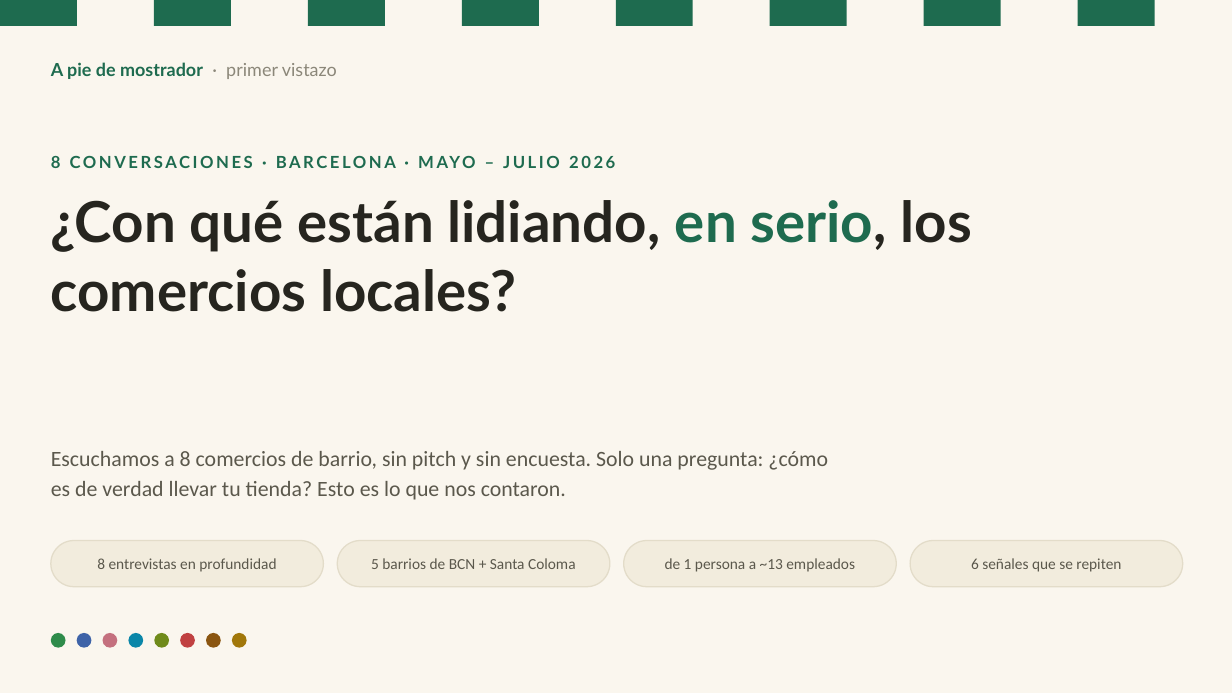
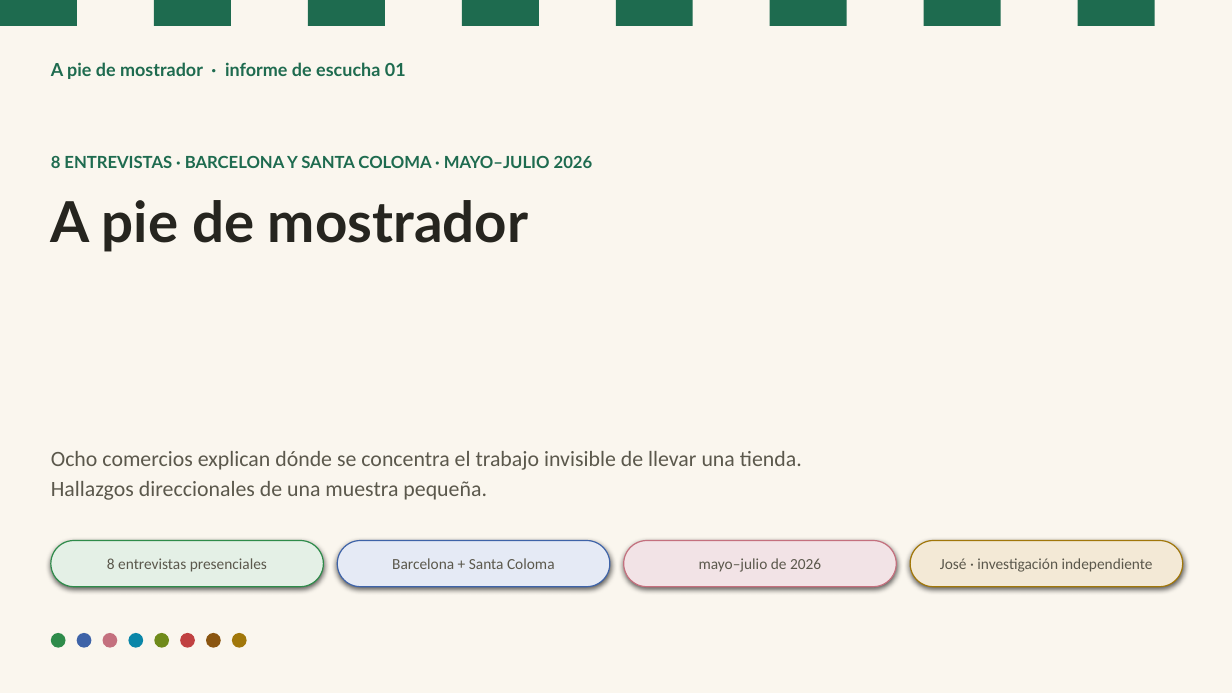
Before and after one commit to chpmoreno/apiedemostrador, a slide deck: slide 1 of apiedemostrador-deck.pptx. Drawn at 1232x693 pixels with LibreOffice and Linux fonts; fonts in the diff are those of the drawing. Boxes give left, top, right and bottom in pixels: in the first picture for what was removed or moved away, otherwise in the second. Text is boxed around its words. In the diff, an @@ line names an element or a change of style, - is before the commit and + after.

```diff
--- a/apiedemostrador-deck.pptx
+++ b/apiedemostrador-deck.pptx
@@ text at bbox=[51, 62, 406, 79]: text changed @@
-A pie de mostrador · primer vistazo
+A pie de mostrador · informe de escucha 01
@@ text at bbox=[51, 156, 593, 168]: text changed @@
-8 CONVERSACIONES · BARCELONA · MAYO – JULIO 2026
+8 ENTREVISTAS · BARCELONA Y SANTA COLOMA · MAYO–JULIO 2026
@@ text at bbox=[51, 200, 528, 252]: text changed @@
-¿Con qué están lidiando, en serio, los comercios locales?
+A pie de mostrador
@@ text at bbox=[51, 451, 802, 500]: text changed @@
-Escuchamos a 8 comercios de barrio, sin pitch y sin encuesta. Solo una pregunta: ¿cómo es de verdad llevar tu tienda? Esto es lo que nos contaron.
+Ocho comercios explican dónde se concentra el trabajo invisible de llevar una tienda. Hallazgos direccionales de una muestra pequeña.
@@ rounded rectangle at bbox=[51, 541, 323, 587]: fill #F2ECDD to #E4F0E6; outline #E3DCC9 1 pt to #2E8B4A 0.94 pt @@
@@ text at bbox=[107, 558, 267, 572]: text changed @@
-8 entrevistas en profundidad
+8 entrevistas presenciales
@@ rounded rectangle at bbox=[337, 541, 610, 587]: fill #F2ECDD to #E5EAF5; outline #E3DCC9 1 pt to #3E63A8 0.94 pt @@
@@ text at bbox=[392, 558, 555, 569]: text changed @@
-5 barrios de BCN + Santa Coloma
+Barcelona + Santa Coloma
@@ rounded rectangle at bbox=[624, 541, 897, 587]: fill #F2ECDD to #F2E3E6; outline #E3DCC9 1 pt to #C4707E 0.94 pt @@
@@ text at bbox=[699, 558, 821, 572]: text changed @@
-de 1 persona a ~13 empleados
+mayo–julio de 2026
@@ rounded rectangle at bbox=[910, 541, 1183, 587]: fill #F2ECDD to #F3E9D6; outline #E3DCC9 1 pt to #A1770A 0.94 pt @@
@@ text at bbox=[940, 558, 1153, 572]: text changed @@
-6 señales que se repiten
+José · investigación independiente
```
Also in this commit, not shown: 4 other slides changed, 3 slides added, 5 slides removed, 8 other files.
